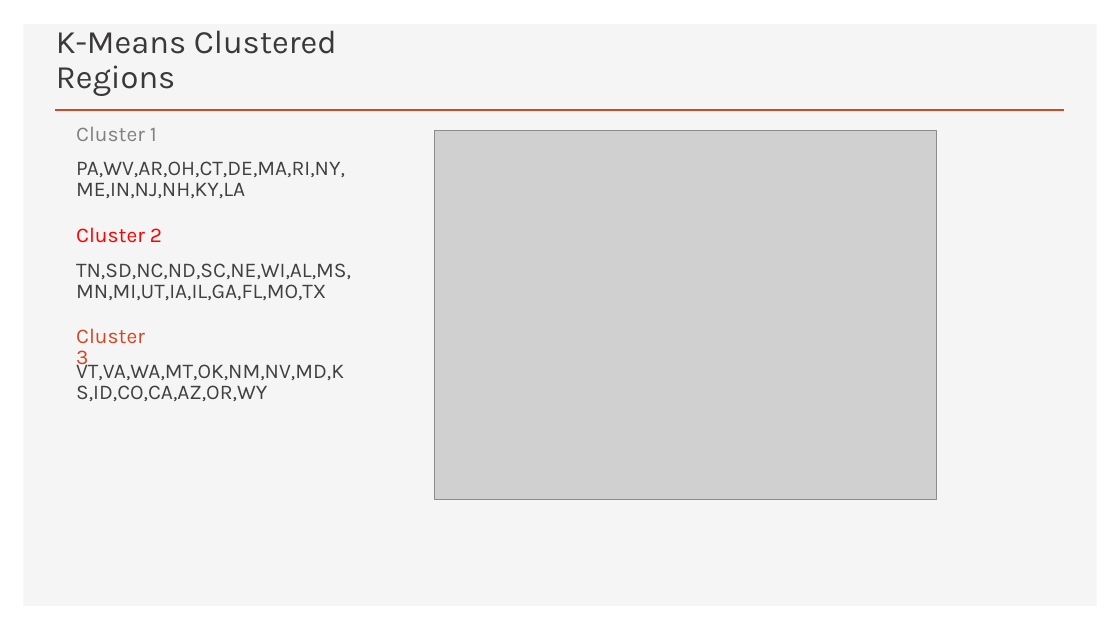
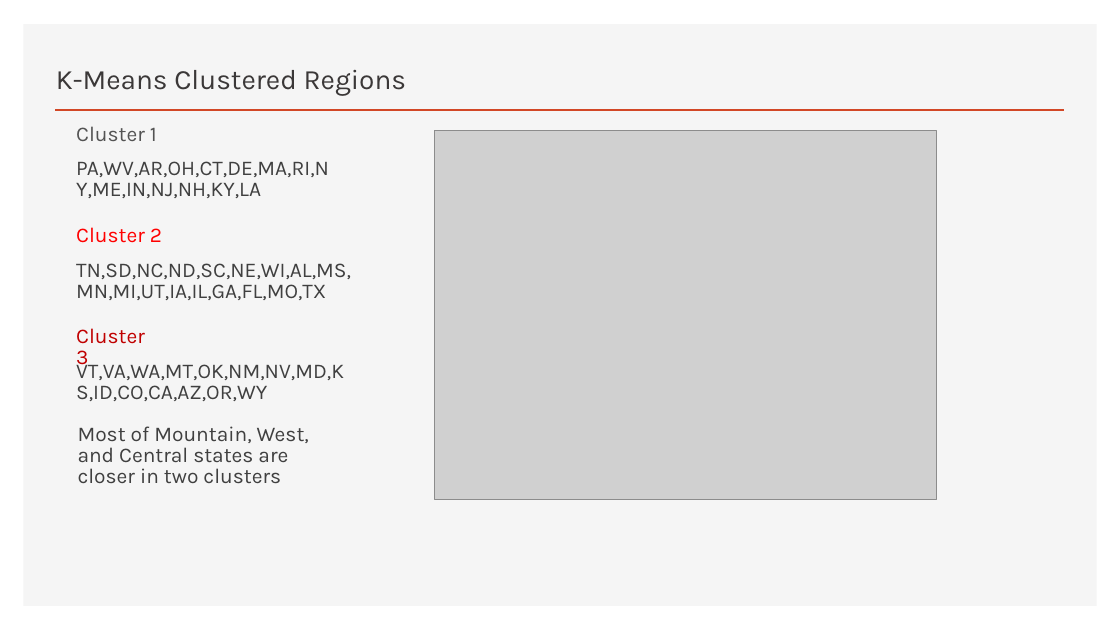
Before and after one commit to damuakula/FinalProject, a slide deck: slide 8 of PyschRegionsUS.pptx. Drawn at 1120x630 pixels with LibreOffice and Linux fonts; fonts in the diff are those of the drawing; grey boxes stand for pictures. Boxes give left, top, right and bottom in pixels: in the first picture for what was removed or moved away, otherwise in the second. Text is boxed around its words. In the diff, an @@ line names an element or a change of style, - is before the commit and + after.

```diff
--- a/PyschRegionsUS.pptx
+++ b/PyschRegionsUS.pptx
@@ text "K-Means Clustered Regions" at (56,70,407,96): size 28 to 24 pt; less space between paragraphs @@
@@ text "Cluster 1" at (76,126,157,141): text colour #808080 to #525252 @@
@@ text "PA,WV,AR,OH,CT,DE,MA,RI,NY,ME,IN,NJ,NH,KY,LA" rewrapped from (76,161,345,198) to (76,161,329,198) @@
@@ text "Cluster 3" at (76,328,145,370): text colour #D24726 to #C00000 @@
@@ text added at (78,426,309,483), 18 pt, text #404040 @@
+Most of Mountain, West, and Central states are closer in two clusters
```
Also in this commit, not shown: 9 other slides changed, 1 slide removed, 1 other file.
